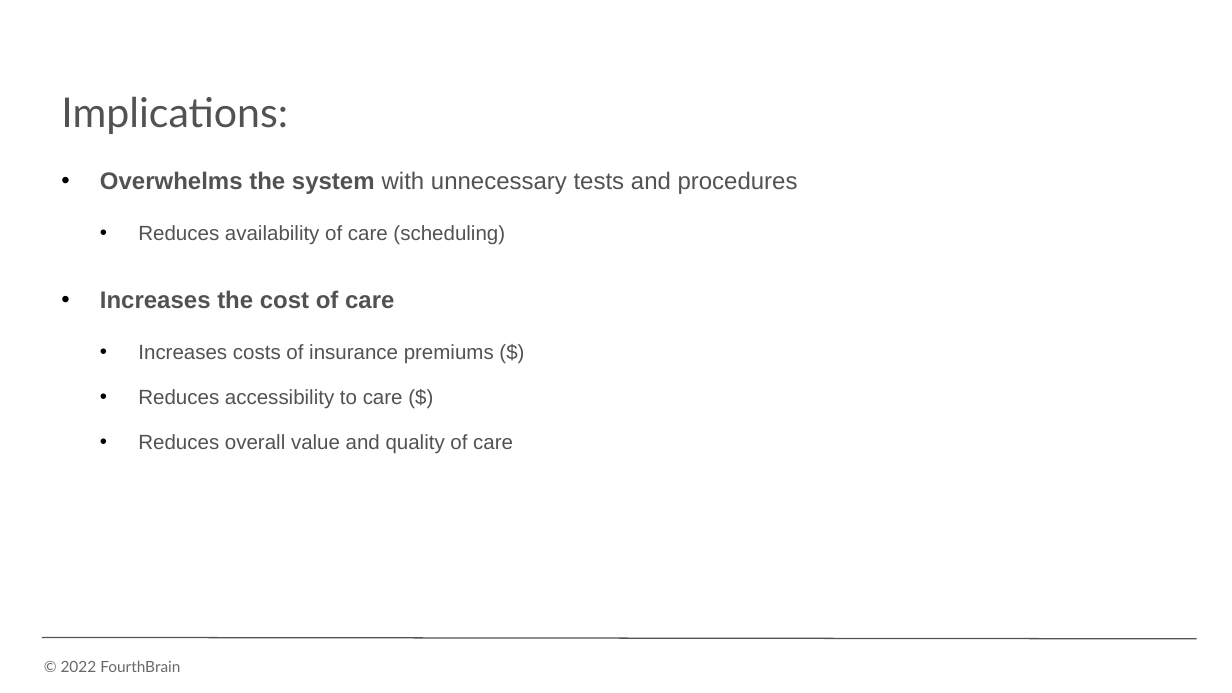
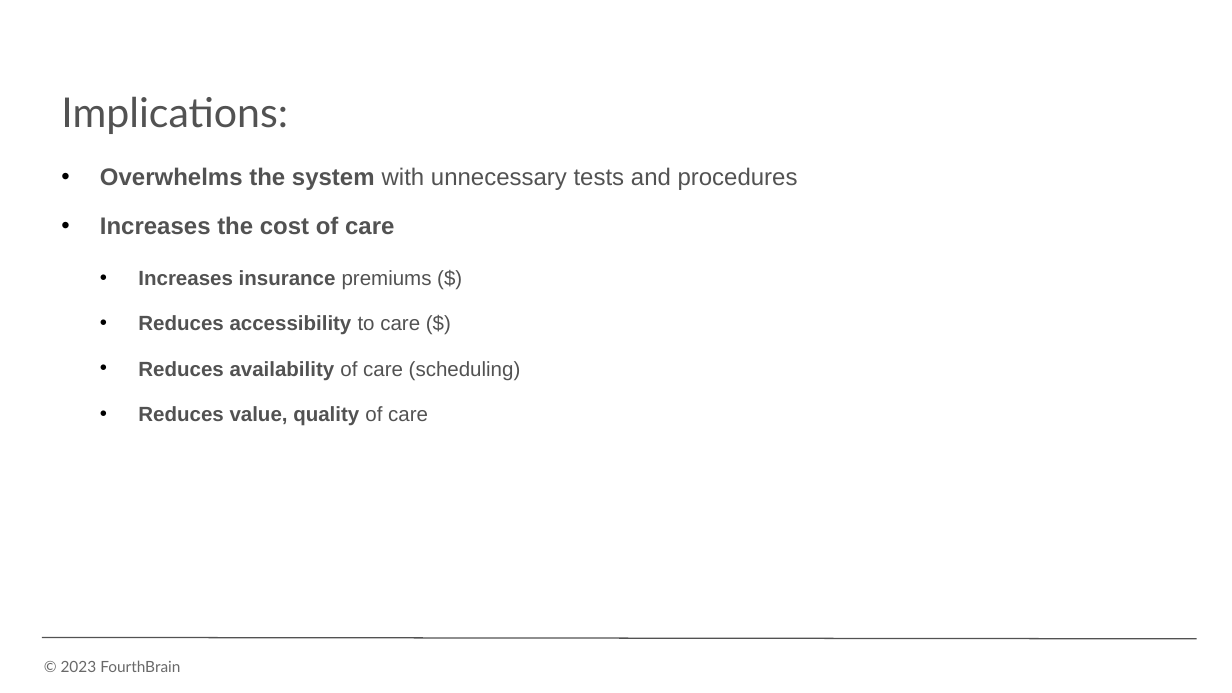
Before and after one commit to monika0603/MLE10-Capstone-Project, a slide deck: slide 5 of docs/presentation/CapstonePreso_HealthcareAnomaly.pptx. Drawn at 1232x693 pixels with LibreOffice and Linux fonts; fonts in the diff are those of the drawing; background and template pictures are left out. Boxes give left, top, right and bottom in pixels: in the first picture for what was removed or moved away, otherwise in the second. Text is boxed around its words. In the diff, an @@ line names an element or a change of style, - is before the commit and + after.

```diff
--- a/docs/presentation/CapstonePreso_HealthcareAnomaly.pptx
+++ b/docs/presentation/CapstonePreso_HealthcareAnomaly.pptx
@@ text at <box>61,96,798,380</box>: bold on in "Reduces availability"; more space between paragraphs; line spacing 1.5 to 1; less space between paragraphs @@
@@ text at <box>100,216,432,335</box>: paragraphs added @@
+• Increases the cost of care
+• Increases insurance premiums ($)
+  • Reduces accessibility to care ($)
@@ text at <box>138,406,428,426</box>: text changed; bold on @@
-• Increases the cost of care
-• Increases costs of insurance premiums ($)
-  • Reduces accessibility to care ($)
-• Reduces overall value and quality of care
+• Reduces value, quality of care
@@ text at <box>61,660,180,672</box>: text changed @@
-© 2022 FourthBrain
+© 2023 FourthBrain
```
Also in this commit, not shown: 25 other slides changed, 8 slides added, 5 slides removed, 7 other files.
